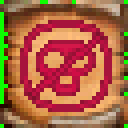
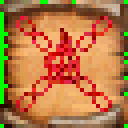
Comparing the layer stacks of the two 128x128 images. Changes:
renamed "mh#wiz42" to "Control_Elemental", painted on it over bbox(16, 16, 112, 112)
painted on "Spell-A BGND" over bbox(0, 0, 128, 128)
